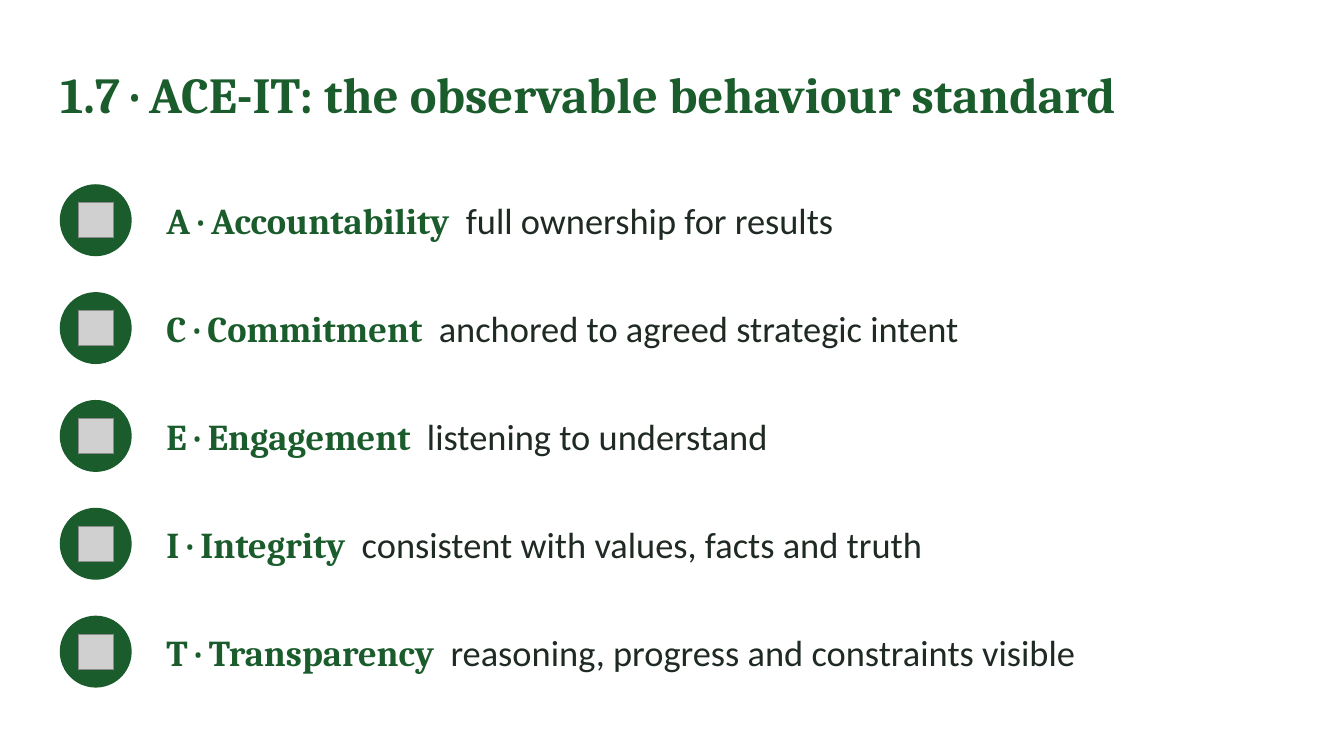
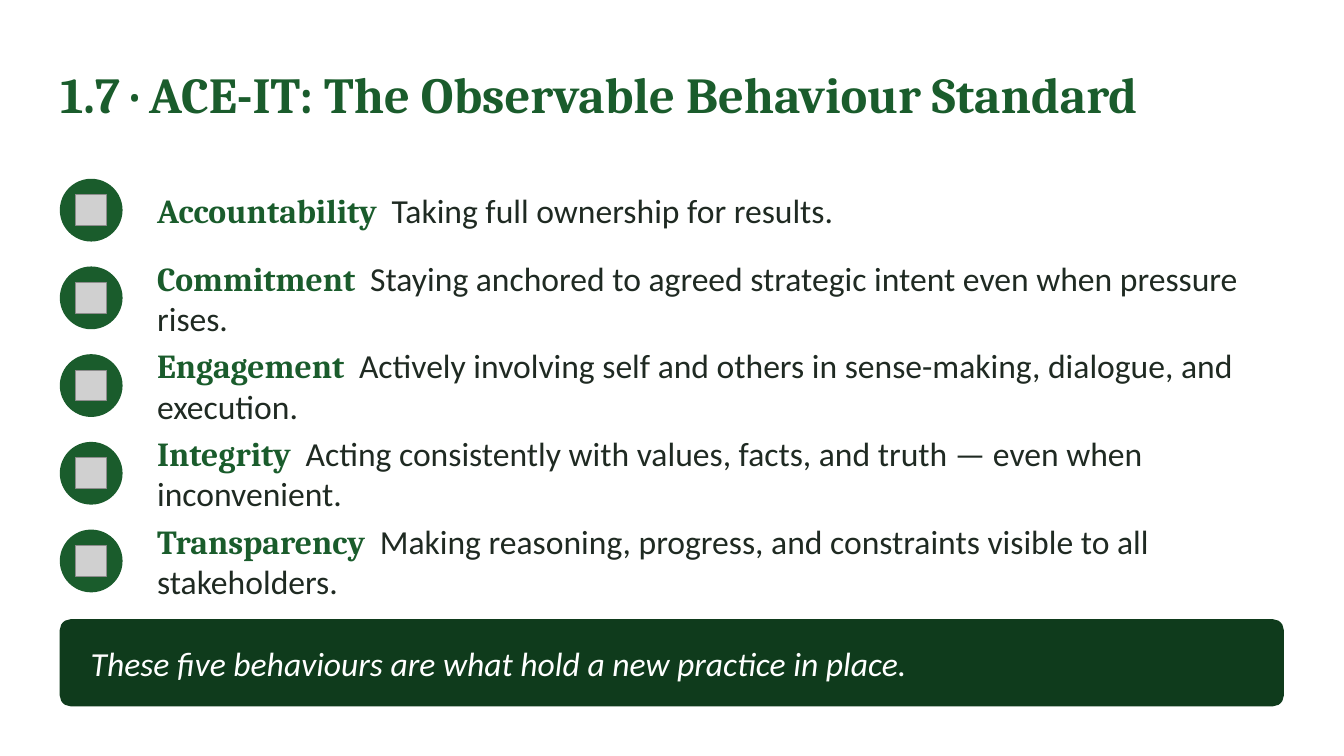
Before and after one commit to IBSL26/ibsl-platform, a slide deck: slide 17 of Unit decks/Unit 05 - Aligning Heart & Mind.pptx. Drawn at 1344x756 pixels with LibreOffice and Linux fonts; fonts in the diff are those of the drawing; grey boxes stand for pictures. Boxes give left, top, right and bottom in pixels: in the first picture for what was removed or moved away, otherwise in the second. Text is boxed around its words. In the diff, an @@ line names an element or a change of style, - is before the commit and + after.

```diff
--- a/Unit decks/Unit 05 - Aligning Heart & Mind.pptx
+++ b/Unit decks/Unit 05 - Aligning Heart & Mind.pptx
@@ text at bbox=[60, 78, 1137, 114]: text changed @@
-1.7 · ACE-IT: the observable behaviour standard
+1.7 · ACE-IT: The Observable Behaviour Standard
@@ ellipse: place and size @@
-ellipse at bbox=[60, 185, 131, 255]
+ellipse at bbox=[60, 179, 122, 241]
@@ picture: place and size @@
-picture at bbox=[79, 203, 114, 238]
+picture at bbox=[76, 195, 106, 225]
@@ text at bbox=[157, 199, 833, 231]: text changed; size 26 to 24 pt @@
-A · Accountability full ownership for results
+Accountability Taking full ownership for results.
@@ ellipse: place and size @@
-ellipse at bbox=[60, 292, 131, 363]
+ellipse at bbox=[60, 267, 122, 329]
@@ text at bbox=[157, 267, 1238, 332]: text changed; size 26 to 24 pt @@
-C · Commitment anchored to agreed strategic intent
+Commitment Staying anchored to agreed strategic intent even when pressure rises.
@@ picture: place and size @@
-picture at bbox=[79, 311, 114, 346]
+picture at bbox=[76, 282, 106, 313]
@@ ellipse: place and size @@
-ellipse at bbox=[60, 401, 131, 472]
+ellipse at bbox=[60, 355, 122, 416]
@@ text at bbox=[157, 354, 1232, 420]: text changed; size 26 to 24 pt @@
-E · Engagement listening to understand
+Engagement Actively involving self and others in sense-making, dialogue, and execution.
@@ picture: place and size @@
-picture at bbox=[79, 418, 114, 454]
+picture at bbox=[76, 370, 106, 400]
@@ ellipse: place and size @@
-ellipse at bbox=[60, 508, 131, 579]
+ellipse at bbox=[60, 443, 122, 504]
@@ text at bbox=[157, 442, 1142, 507]: text changed; size 26 to 24 pt @@
-I · Integrity consistent with values, facts and truth
+Integrity Acting consistently with values, facts, and truth — even when inconvenient.
@@ picture added at bbox=[76, 458, 106, 488] @@
@@ ellipse: place and size @@
-ellipse at bbox=[60, 617, 131, 688]
+ellipse at bbox=[60, 530, 122, 592]
@@ picture removed at bbox=[79, 526, 114, 562] @@
@@ text at bbox=[157, 530, 1148, 595]: text changed; size 26 to 24 pt @@
-T · Transparency reasoning, progress and constraints visible
+Transparency Making reasoning, progress, and constraints visible to all stakeholders.
@@ picture added at bbox=[76, 545, 106, 576] @@
@@ rounded rectangle added at bbox=[60, 620, 1284, 706], fill #0F3B1C, outline #0F3B1C 1 pt @@
@@ picture removed at bbox=[79, 634, 114, 669] @@
@@ text added at bbox=[91, 652, 907, 682], 24 pt, text #FFFFFF, italic @@
+These five behaviours are what hold a new practice in place.
```
Also in this commit, not shown: 24 other slides changed, 8 slides added, 1 slide removed, 41 other files.
